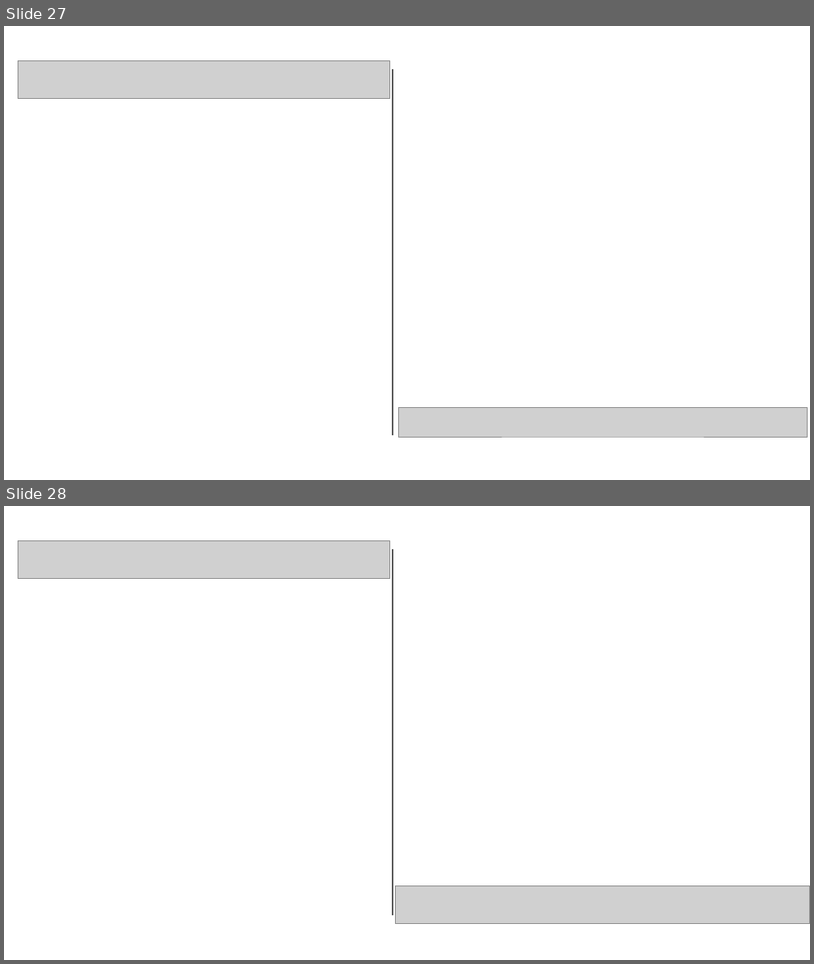
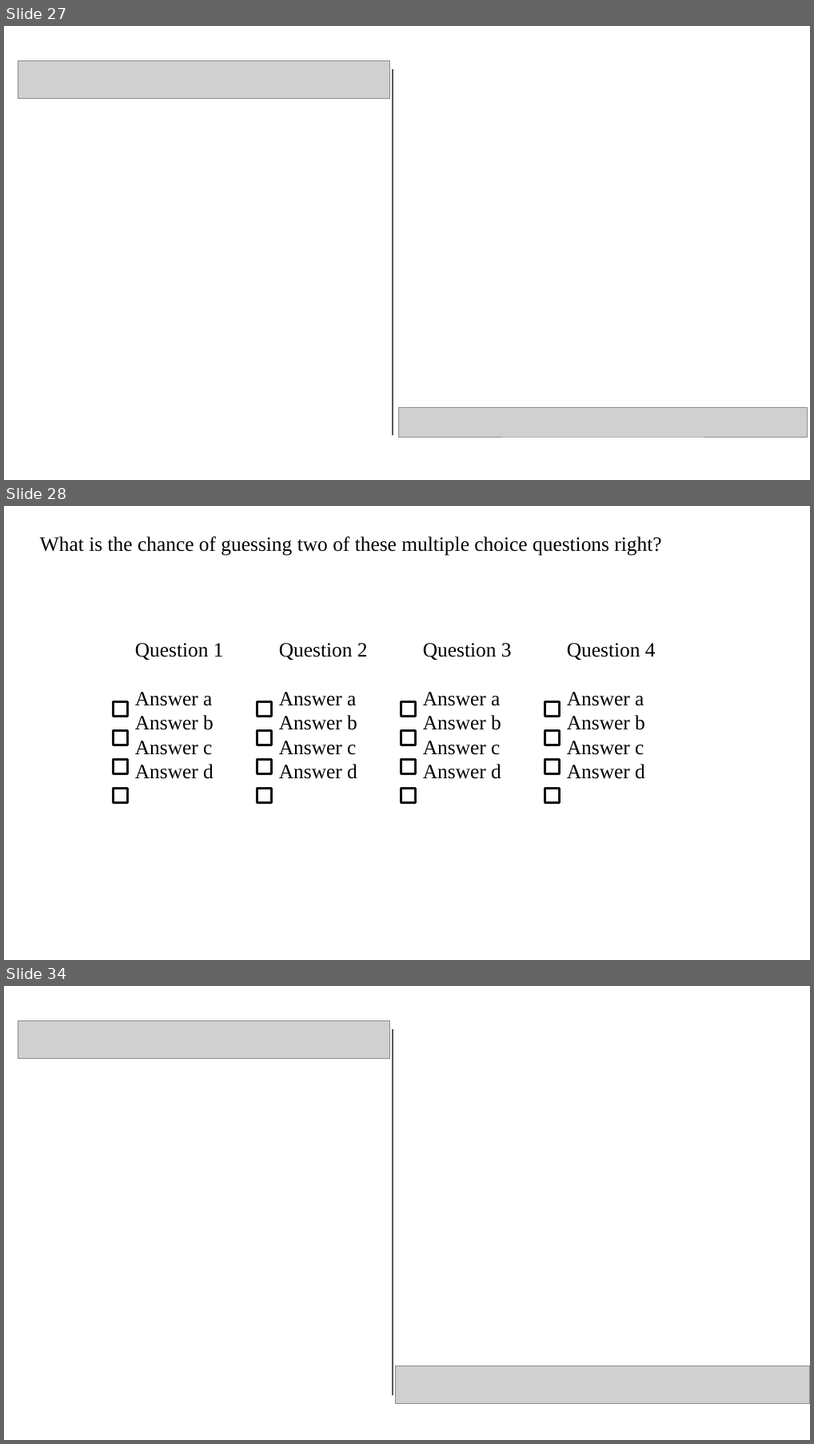
Before and after one commit to pvermees/geostats, a slide deck: slides/quizzes.odp. Shown one above the other, each under a label of ours: slides 27 and 28 before the commit, slides 27, 28 and 34 after it; the slides between them are not shown. The pictures are 814x964 and 814x1444 pixels, drawn with LibreOffice and Linux fonts; fonts in the diff are those of the drawing; grey boxes stand for pictures. Boxes give left, top, right and bottom in pixels: in the first picture for what was removed or moved away, otherwise in the second. Text is boxed around its words. In the diff, an @@ line names an element or a change of style, - is before the commit and + after.

```diff
--- a/slides/quizzes.odp
+++ b/slides/quizzes.odp
@@ slide 28 added at [4, 506, 810, 960], background #FFFFFF @@
@@ text added at [40, 536, 662, 556], 20 pt, text #000000 @@
+What is the chance of guessing two of these multiple choice questions right?
@@ text added at [135, 643, 224, 779], 20 pt, text #000000 @@
+Question 1
+Answer a
+Answer b
+Answer c
+Answer d
@@ text added at [279, 643, 368, 779], 20 pt, text #000000 @@
+Question 2
+Answer a
+Answer b
+Answer c
+Answer d
@@ text added at [423, 643, 512, 779], 20 pt, text #000000 @@
+Question 3
+Answer a
+Answer b
+Answer c
+Answer d
@@ text added at [567, 643, 656, 779], 20 pt, text #000000 @@
+Question 4
+Answer a
+Answer b
+Answer c
+Answer d
@@ rectangle added at [114, 702, 128, 716], outline #111111 2.3 pt @@
@@ rectangle added at [257, 702, 272, 716], outline #111111 2.3 pt @@
@@ rectangle added at [402, 702, 416, 716], outline #111111 2.3 pt @@
@@ rectangle added at [546, 702, 560, 716], outline #111111 2.3 pt @@
@@ rectangle added at [114, 731, 128, 745], outline #111111 2.3 pt @@
@@ rectangle added at [257, 731, 272, 745], outline #111111 2.3 pt @@
@@ rectangle added at [402, 731, 416, 745], outline #111111 2.3 pt @@
@@ rectangle added at [546, 731, 560, 745], outline #111111 2.3 pt @@
@@ rectangle added at [114, 759, 128, 774], outline #111111 2.3 pt @@
@@ rectangle added at [257, 759, 272, 774], outline #111111 2.3 pt @@
@@ rectangle added at [402, 759, 416, 774], outline #111111 2.3 pt @@
@@ rectangle added at [546, 759, 560, 774], outline #111111 2.3 pt @@
@@ rectangle added at [114, 788, 128, 803], outline #111111 2.3 pt @@
@@ rectangle added at [257, 788, 272, 803], outline #111111 2.3 pt @@
@@ rectangle added at [402, 788, 416, 803], outline #111111 2.3 pt @@
@@ rectangle added at [546, 788, 560, 803], outline #111111 2.3 pt @@
@@ what was slide 28 is now slide 34 @@
```
Also in this commit, not shown: 5 other slides added, 6 other files.
